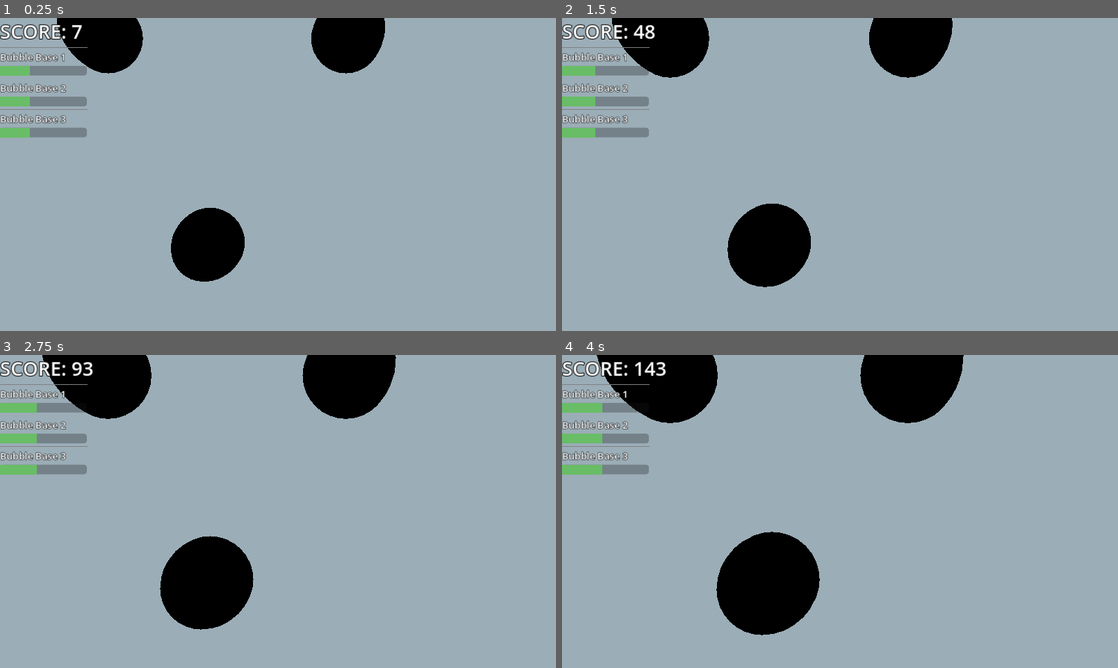
Above: before the commit, frames 1-4 (two rows, left to right).
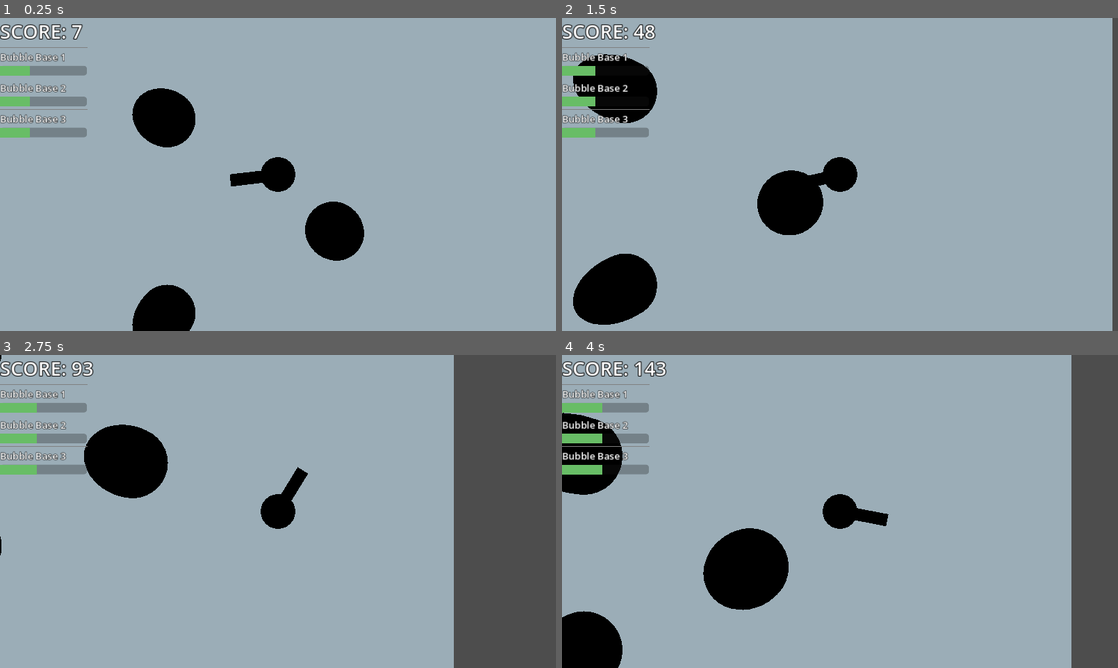
Above: after the commit, the same moments.

Repository: BlackBarman/GGJ_2025
Game: Godot game, scene res://Levels/level.tscn
The game is run twice, just before and just after one commit, with the same random seed, the same clock (stepped at 60 frames per second) and the same inputs.
Inputs (mouse positions are in pixels of both pictures, inside the frame that each line leads up to):
- Up to frame 1 (0.25 s): no input
- Up to frame 2 (1.5 s): tap Enter (ui_accept) at 0.5, 0.77 s; move the mouse to (962, 158) at 0.52 s; hold Right (ui_right) 0.53-1.28 s; move the mouse to (728, 190) at 1.27 s; hold Down (ui_down) from 1.28 s (still down)
- Up to frame 3 (2.75 s): tap Enter (ui_accept) at 1.52 s; move the mouse to (333, 442) at 2.02 s; release Down (ui_down) at 2.03 s; hold Right (ui_right) from 2.03 s (still down)
- Up to frame 4 (4 s): move the mouse to (812, 574) at 2.77 s; release Right (ui_right) at 2.78 s; hold Up (ui_up) 2.78-3.53 s; tap Enter (ui_accept) at 3.02, 3.77 s; move the mouse to (1006, 558) at 3.52 s; hold Left (ui_left) from 3.53 s (still down)

The runs differ from the first frame. In frame 1, 12% of the frame differs, in the area x 10-70%, y 0-100%; in frame 2, 15%; in frame 3, 31%, in the area x 0-100%, y 0-100%; in frame 4, 22%.

Commit message:
added character to main level, fixed small bug with pause menu

Diff:
--- a/ggj_2025/Levels/level.tscn
+++ b/ggj_2025/Levels/level.tscn
@@ -1,34 +1,49 @@
-[gd_scene load_steps=6 format=3 uid="uid://dbkid55m6imlg"]
+[gd_scene load_steps=8 format=3 uid="uid://dbkid55m6imlg"]
 
 [ext_resource type="Script" path="res://Levels/level.gd" id="1_7dfin"]
 [ext_resource type="Texture2D" uid="uid://df6gxirkpdbur" path="res://Art/SpaceBackground.png" id="1_50b8p"]
 [ext_resource type="Texture2D" uid="uid://dcua7l7x4j8vs" path="res://Art/GreyBackground.png" id="1_o7hox"]
 [ext_resource type="PackedScene" uid="uid://qu7xa6wcyixa" path="res://LevelIngredients/BubbleBase.tscn" id="4_rhv53"]
 [ext_resource type="PackedScene" uid="uid://cg8dbagredl1y" path="res://user_interface.tscn" id="5_fkdie"]
+[ext_resource type="PackedScene" uid="uid://ccwkw3gk2obrk" path="res://Chara.tscn" id="6_81aot"]
+
+[sub_resource type="BoxShape3D" id="BoxShape3D_5l56y"]
+size = Vector3(50, 1, 28)
 
 [node name="MainLevel" type="Node3D" node_paths=PackedStringArray("bubble_bases")]
 script = ExtResource("1_7dfin")
 bubble_bases = [NodePath("BubbleBase"), NodePath("BubbleBase2"), NodePath("BubbleBase3")]
 
-[node name="Camera3D" type="Camera3D" parent="."]
-transform = Transform3D(1, 0, 0, 0, -4.37114e-08, 1, 0, -1, -4.37114e-08, 0, 6, 0)
-
-[node name="Floor" type="Sprite3D" parent="."]
-transform = Transform3D(150, 0, 0, 0, -3.49691e-06, 1, 0, -80, -4.37114e-08, 0, 0, 0)
-texture = ExtResource("1_o7hox")
-
 [node name="Blackbackground" type="Sprite3D" parent="."]
-transform = Transform3D(21.62, 0, 0, 0, -5.1492e-07, 1, 0, -11.78, -4.37114e-08, 0, -1, 0)
+transform = Transform3D(21.62, 0, 0, 0, -5.1492e-07, 1, 0, -11.78, -4.37114e-08, 0, -2, 0)
+visible = false
 texture = ExtResource("1_50b8p")
 
 [node name="BubbleBase" parent="." instance=ExtResource("4_rhv53")]
-transform = Transform3D(1, 0, 0, 0, 1, 0, 0, 0, 1, 2, 0, -4)
+transform = Transform3D(1, 0, 0, 0, 1, 0, 0, 0, 1, 2, -0.5, -4)
 
 [node name="BubbleBase2" parent="." instance=ExtResource("4_rhv53")]
-transform = Transform3D(1, 0, 0, 0, 1, 0, 0, 0, 1, -2, 0, 2)
+transform = Transform3D(1, 0, 0, 0, 1, 0, 0, 0, 1, -2, -0.5, 2)
 
 [node name="BubbleBase3" parent="." instance=ExtResource("4_rhv53")]
-transform = Transform3D(1, 0, 0, 0, 1, 0, 0, 0, 1, -5, 0, -4)
+transform = Transform3D(1, 0, 0, 0, 1, 0, 0, 0, 1, -5, -0.5, -4)
 
 [node name="UserInterface" parent="." node_paths=PackedStringArray("main_level") instance=ExtResource("5_fkdie")]
 main_level = NodePath("..")
+
+[node name="CharacterBody3D" parent="." node_paths=PackedStringArray("camera") instance=ExtResource("6_81aot")]
+transform = Transform3D(1, 0, 0, 0, 1, 0, 0, 0, 1, 0, -5, 0)
+camera = NodePath("Camera3D")
+
+[node name="Camera3D" type="Camera3D" parent="CharacterBody3D"]
+transform = Transform3D(-4.37114e-08, 1, 4.37114e-08, 0, -4.37114e-08, 1, 1, 4.37114e-08, 1.91069e-15, 0, 12, 0)
+
+[node name="StaticBody3D" type="StaticBody3D" parent="."]
+
+[node name="CollisionShape3D" type="CollisionShape3D" parent="StaticBody3D"]
+transform = Transform3D(1, 0, 0, 0, 1, 0, 0, 0, 1, 0, -1, 0)
+shape = SubResource("BoxShape3D_5l56y")
+
+[node name="Floor" type="Sprite3D" parent="StaticBody3D"]
+transform = Transform3D(155, 0, 0, 0, -3.71547e-06, 1, 0, -85, -4.37114e-08, 0, -0.5, 0)
+texture = ExtResource("1_o7hox")
--- a/ggj_2025/Levels/pause_screen.gd
+++ b/ggj_2025/Levels/pause_screen.gd
@@ -14,6 +14,7 @@
 			visible = true
 		else:
 			visible = false
+			get_tree().paused = false
 
 
 func _on_resume_button_pressed() -> void:
